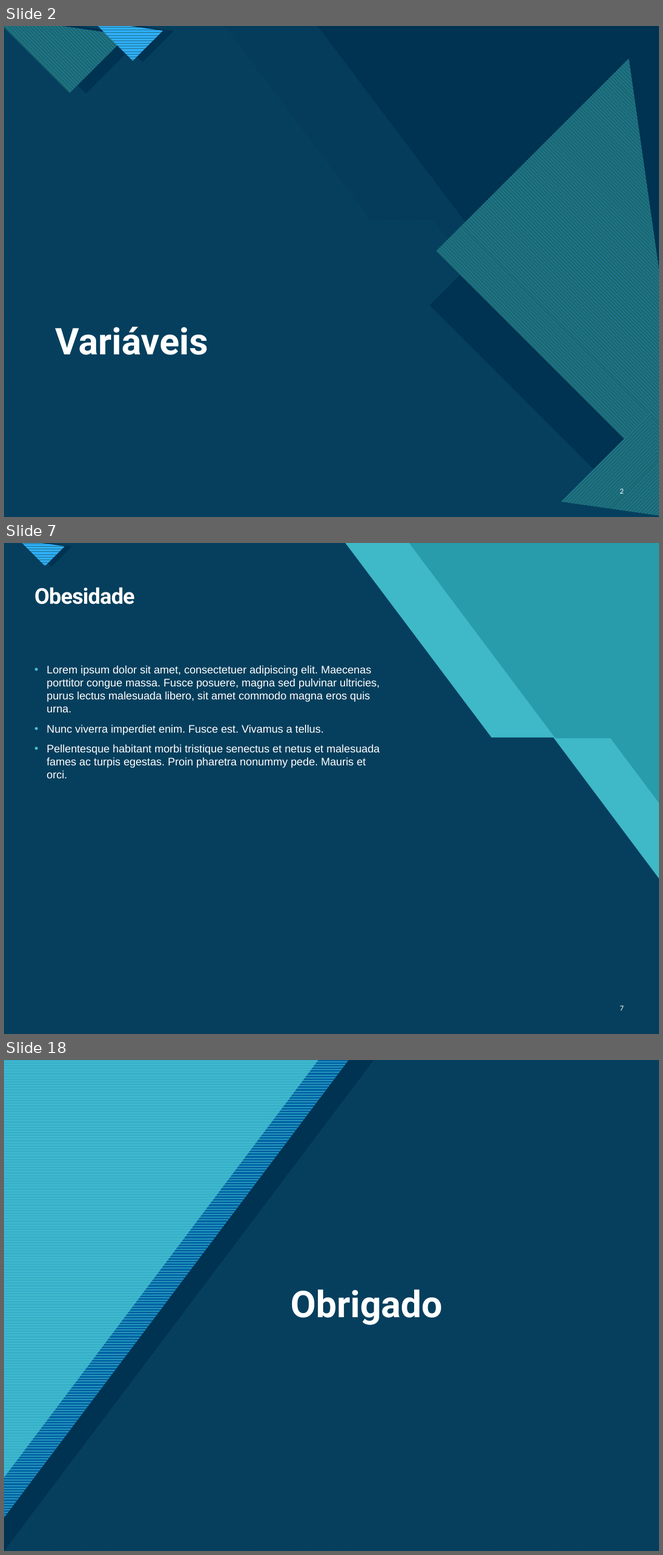
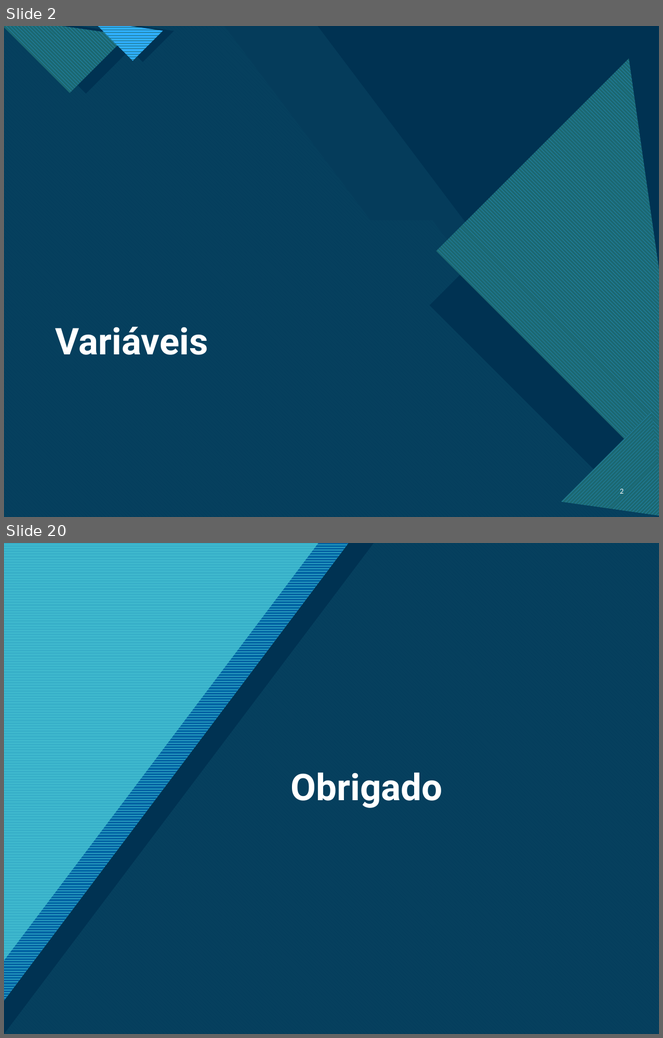
Before and after one commit to adrialmaia/AnaliseExploratoriaDados, a slide deck: ApresentaçãoAED_ AC5e6.pptx. Shown one above the other, each under a label of ours: slides 2, 7 and 18 before the commit, slides 2 and 20 after it; the slides between them are not shown. The pictures are 663x1555 and 663x1038 pixels, drawn with LibreOffice and Linux fonts; fonts in the diff are those of the drawing. Boxes give left, top, right and bottom in pixels: in the first picture for what was removed or moved away, otherwise in the second. Text is boxed around its words. In the diff, an @@ line names an element or a change of style, - is before the commit and + after.

```diff
--- a/ApresentaçãoAED_ AC5e6.pptx
+++ b/ApresentaçãoAED_ AC5e6.pptx
@@ slide 7 removed at box(4, 543, 659, 1034), background #47C3D3; not listed: 11 template elements that a slide beside it also shows @@
@@ rectangle removed at box(4, 543, 659, 1034) @@
@@ rectangle removed at box(4, 543, 659, 1034) @@
@@ freeform shape removed at box(4, 543, 659, 1034) @@
@@ title removed at box(35, 587, 135, 604) @@
-Obesidade
@@ text removed at box(47, 665, 380, 779) @@
-• Lorem ipsum dolor sit amet, consectetuer adipiscing elit. Maecenas porttitor congue massa. Fusce posuere, magna sed pulvinar ultricies, purus lectus malesuada libero, sit amet commodo magna eros quis urna.
-• Nunc viverra imperdiet enim. Fusce est. Vivamus a tellus.
-• Pellentesque habitant morbi tristique senectus et netus et malesuada fames ac turpis egestas. Proin pharetra nonummy pede. Mauris et orci.
@@ page number removed at box(620, 1006, 624, 1011) @@
-7
@@ what was slide 18 is now slide 20 @@
```
Also in this commit, not shown: 3 slides changed, 14 slides added, 12 other slides removed, 1 other file.
